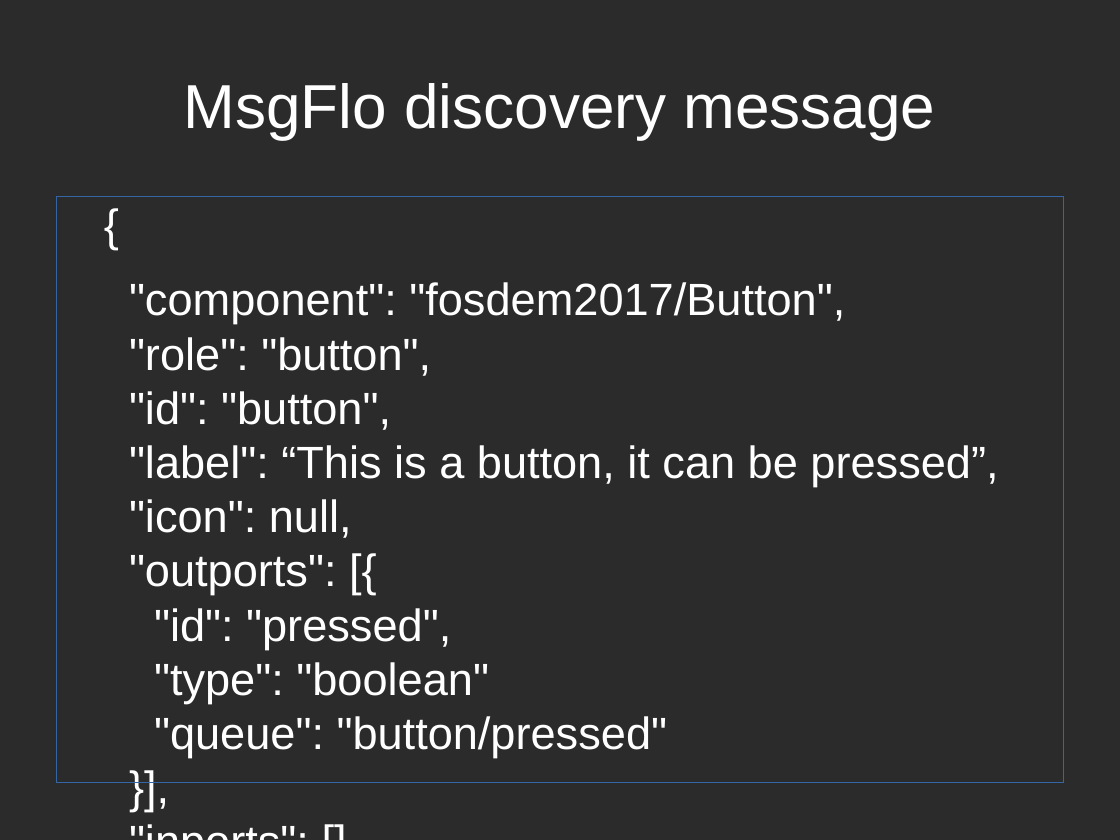
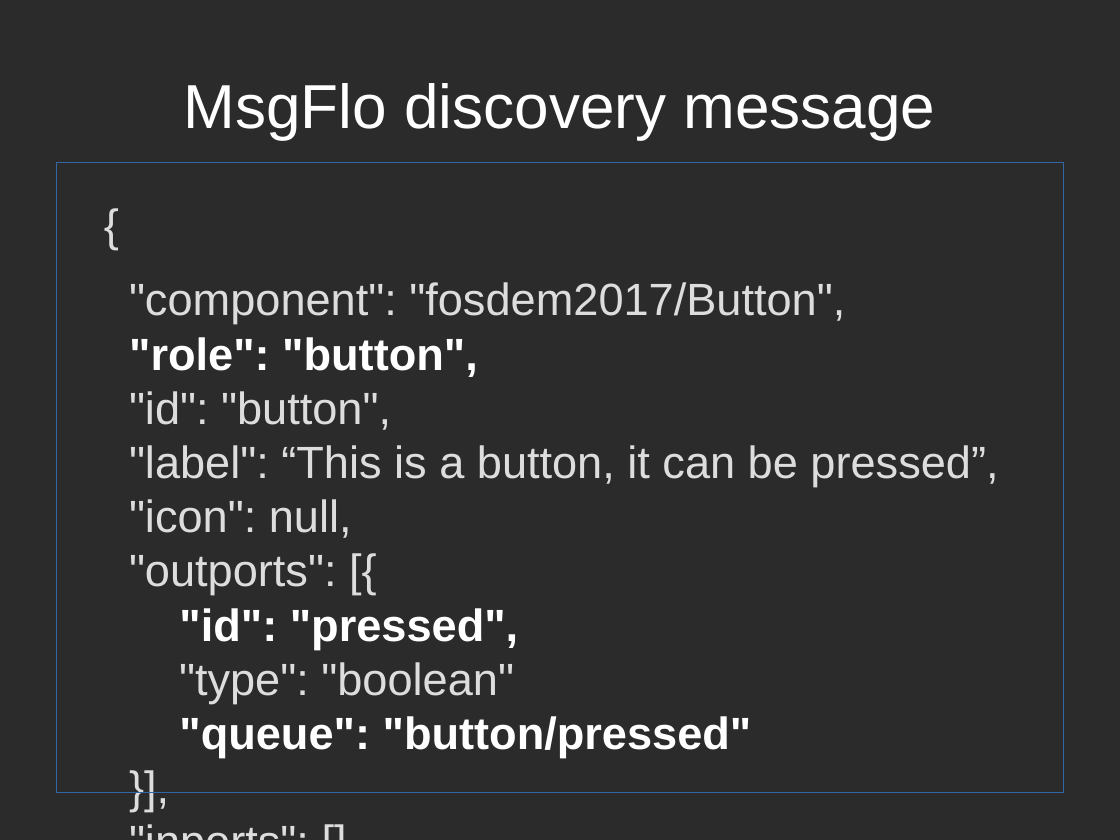
Before and after one commit to msgflo/msgflo, a slide deck: slide 4 of doc/fosdem2017/slides.odp. Drawn at 1120x840 pixels with LibreOffice and Linux fonts; fonts in the diff are those of the drawing; background and template pictures are left out; a plain dark background stands for a picture behind light text. Boxes give left, top, right and bottom in pixels: in the first picture for what was removed or moved away, otherwise in the second. Text is boxed around its words. In the diff, an @@ line names an element or a change of style, - is before the commit and + after.

Commit message:
doc: Basically ready FOSDEM slides

```diff
--- a/doc/fosdem2017/slides.odp
+++ b/doc/fosdem2017/slides.odp
@@ rectangle: place and size @@
-rectangle at (56, 197, 1064, 783)
+rectangle at (56, 163, 1064, 793)
@@ text "{" at (129, 282, 998, 758): text colour #FFFFFF to #DDDDDD in "{", ""component": "fosdem2017/Button", "id": "button", "label": “ ..."; bold on in ""role": "button", "id": "pressed", "queue": "button/pressed"" @@
```
Also in this commit, not shown: 6 other slides changed, 7 slides added, 2 slides removed, 2 other files.
